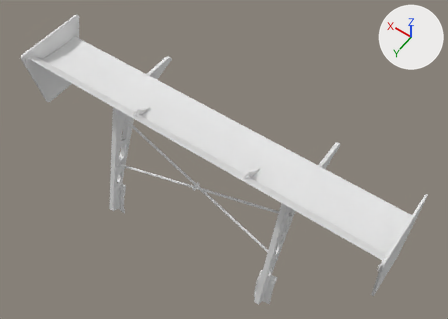
The glTF model public/parts/wendtStrom_spoiler_trackWild.glb, before and after one commit.
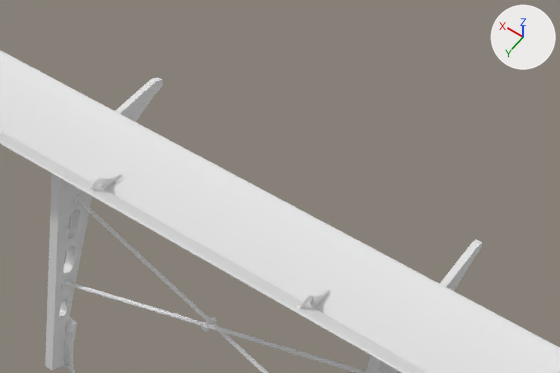
Each version is shown whole from a 50 mm lens placed at (-0.906, 2.901, 3.137), pointed at (-0.01, 1.647, 1.168), then close up on the part from 19% to 85% of the width and 5% to 67% of the height. The lights are fixed; the arrows at upper right show +X, +Y and +Z. The first two pictures are the older version. Where no turn or scale is listed for an object, it has been applied to the vertices. Vertices at exactly the same position are counted once.

Names of what the first close-up shows: 'spoiler_trackWild'.
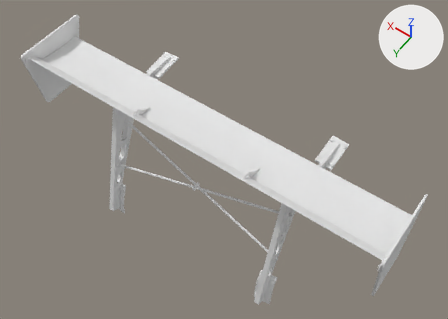
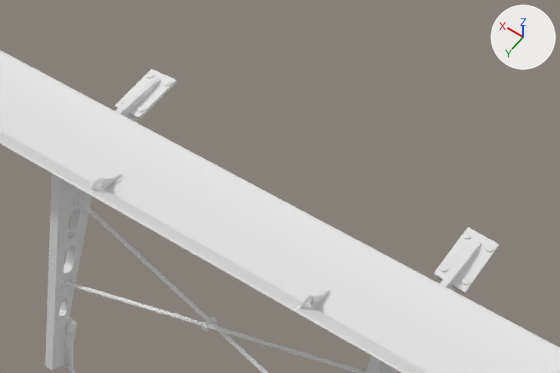
Commit message: Wendt Strom: Track Wild's links stand in fastening plates on the roof spoiler

Where the newer file only moved an object's origin or applied its transform, the numbers keep the older frame.

Changed parts and their boxes (x1, y1, x2, y2) in the close-ups (560 x 373 px):
part 1 of me_wendtstrom_spoiler_trackwild, added: after (114, 69, 177, 120)
part 2 of me_wendtstrom_spoiler_trackwild, added: after (433, 227, 499, 294)

Patch to the scene script:
```diff
--- a/public/parts/wendtStrom_spoiler_trackWild.glb.py
+++ b/public/parts/wendtStrom_spoiler_trackWild.glb.py
@@ me_wendtstrom_spoiler_trackwild @@
 # used by ob_spoiler_trackwild; location = (0.0, 1.707, 1.139)
-me_wendtstrom_spoiler_trackwild.from_pydata(...)  # 2631 vertices, 4323 faces; spans x -0.78..0.78, y -0.25..0.25, z -0.35..0.35
+me_wendtstrom_spoiler_trackwild.from_pydata(...)  # 3035 vertices, 4979 faces; spans x -0.78..0.78, y -0.26..0.25, z -0.35..0.35
+# me_wendtstrom_spoiler_trackwild part 1: a new loose piece of 70 vertices spanning x 0.36..0.43, y -0.26..-0.13, z 0.2..0.23, in mat_black (white #e7e7e7)
+# me_wendtstrom_spoiler_trackwild part 2: a new loose piece of 70 vertices spanning x -0.43..-0.36, y -0.26..-0.13, z 0.2..0.23, in mat_black (white #e7e7e7)
+# other edits to the shape of me_wendtstrom_spoiler_trackwild do not show in these pictures
 me_wendtstrom_spoiler_trackwild.materials.append(mat_black)
```
